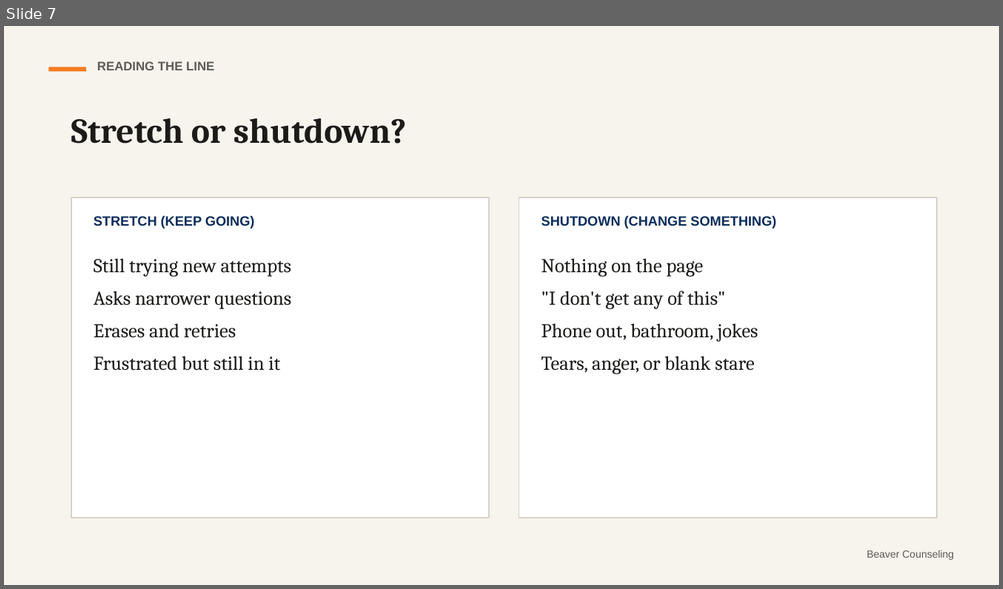
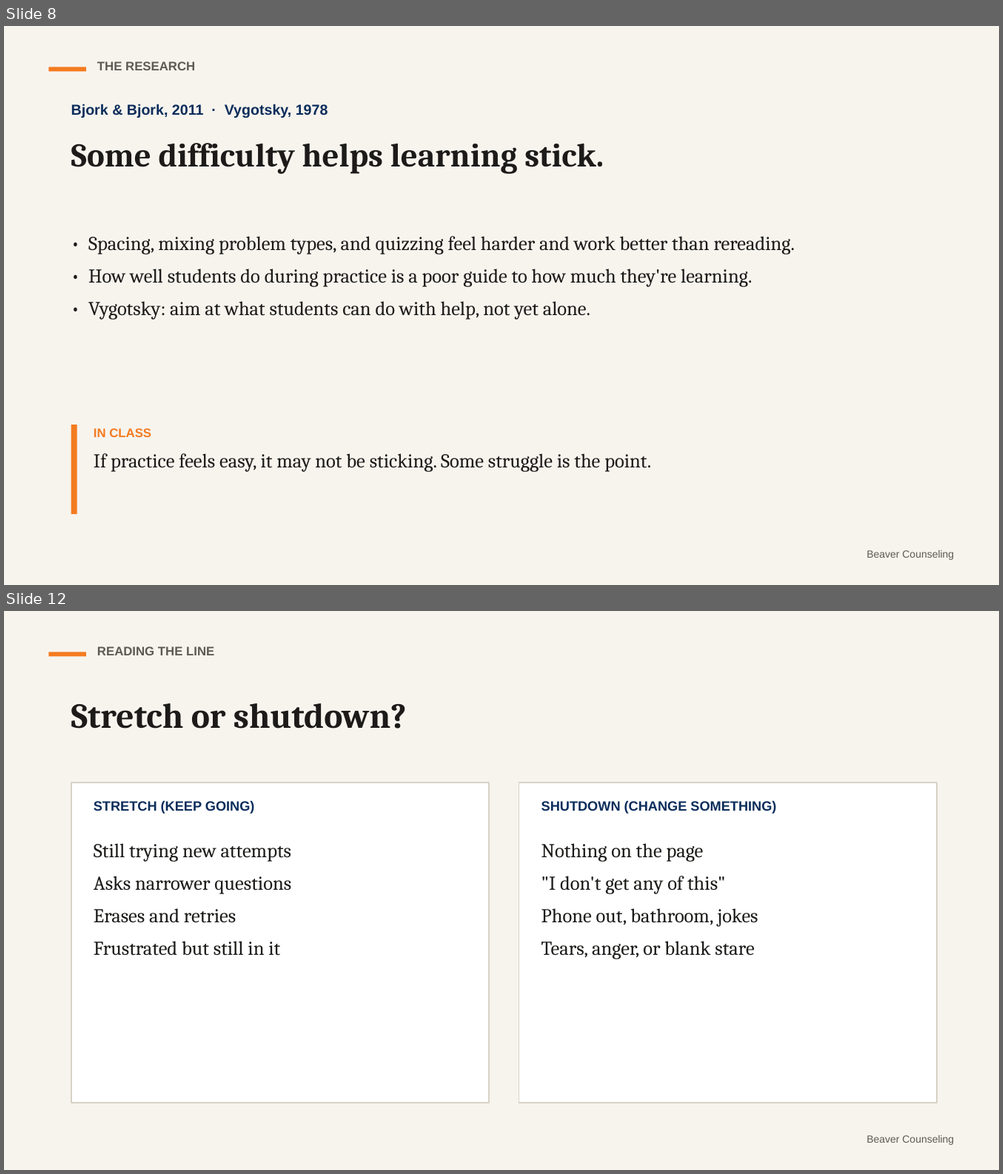
Before and after one commit to rmwtoolkit/bcds-toolkit, a slide deck: decks/stretch-not-strain-lesson-v2.pptx. Shown one above the other, each under a label of ours: slide 7 before the commit, slides 8 and 12 after it; the slides between them are not shown. The pictures are 1003x589 and 1003x1174 pixels, drawn with LibreOffice and Linux fonts; fonts in the diff are those of the drawing. Boxes give left, top, right and bottom in pixels: in the first picture for what was removed or moved away, otherwise in the second. Text is boxed around its words. In the diff, an @@ line names an element or a change of style, - is before the commit and + after.

```diff
--- a/decks/stretch-not-strain-lesson-v2.pptx
+++ b/decks/stretch-not-strain-lesson-v2.pptx
@@ slide 8 added at [4, 26, 999, 585], background #F7F4EE @@
@@ rectangle added at [48, 67, 86, 72], fill #F47B20 @@
@@ text added at [97, 62, 195, 70], 12 pt, text #5D5A54, bold @@
+THE RESEARCH
@@ text added at [71, 104, 328, 118], 14 pt, text #0B2D5B, bold @@
+Bjork & Bjork, 2011 · Vygotsky, 1978
@@ text added at [71, 143, 603, 174], 32 pt, text #1C1B19, bold @@
+Some difficulty helps learning stick.
@@ text added at [88, 236, 795, 320], 19 pt, text #1C1B19 @@
+• Spacing, mixing problem types, and quizzing feel harder and work better than rereading.
+• How well students do during practice is a poor guide to how much they're learning.
+• Vygotsky: aim at what students can do with help, not yet alone.
@@ rectangle added at [71, 425, 77, 514], fill #F47B20 @@
@@ text added at [94, 429, 651, 472], 19 pt, text #1C1B19 @@
+IN CLASS
+If practice feels easy, it may not be sticking. Some struggle is the point.
@@ text added at [866, 551, 953, 560], 10 pt, text #5D5A54 @@
+Beaver Counseling
@@ what was slide 7 is now slide 12 @@
```
Also in this commit, not shown: 9 slides changed, 7 other slides added, 2 slides removed, 20 other files.
